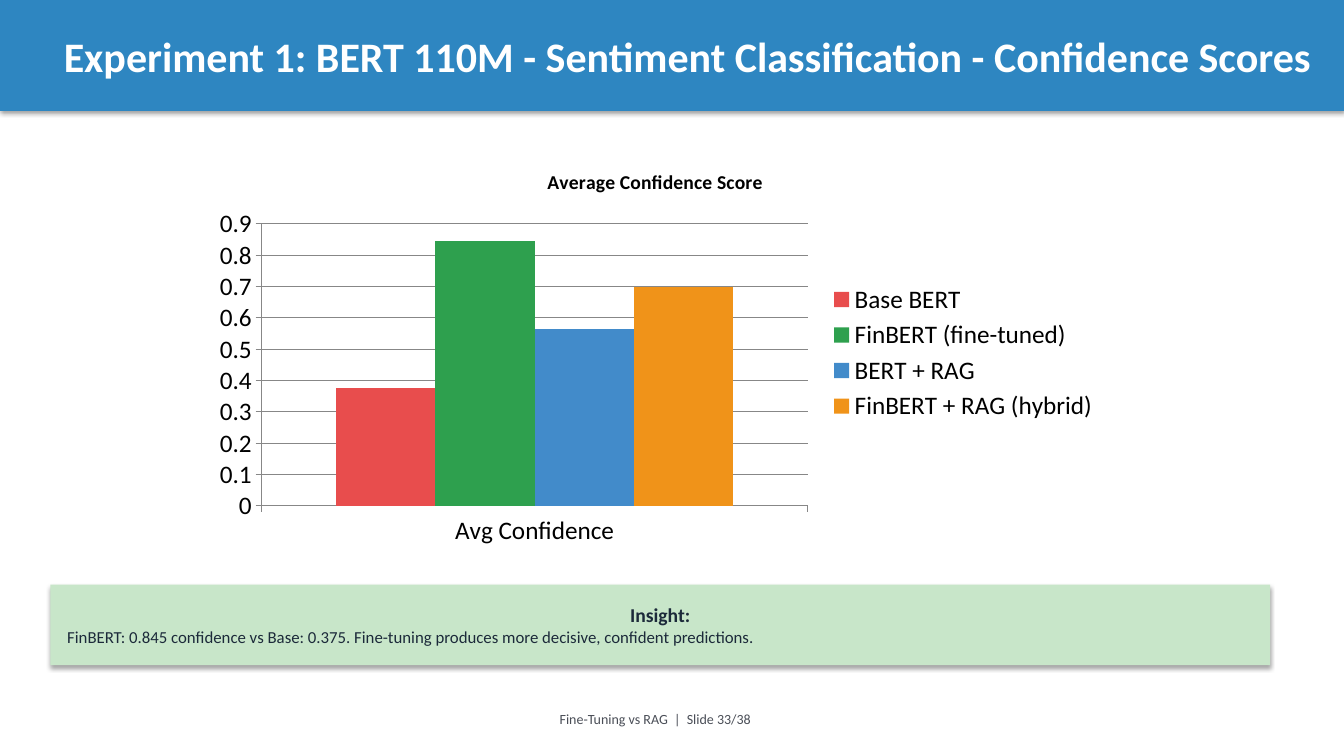
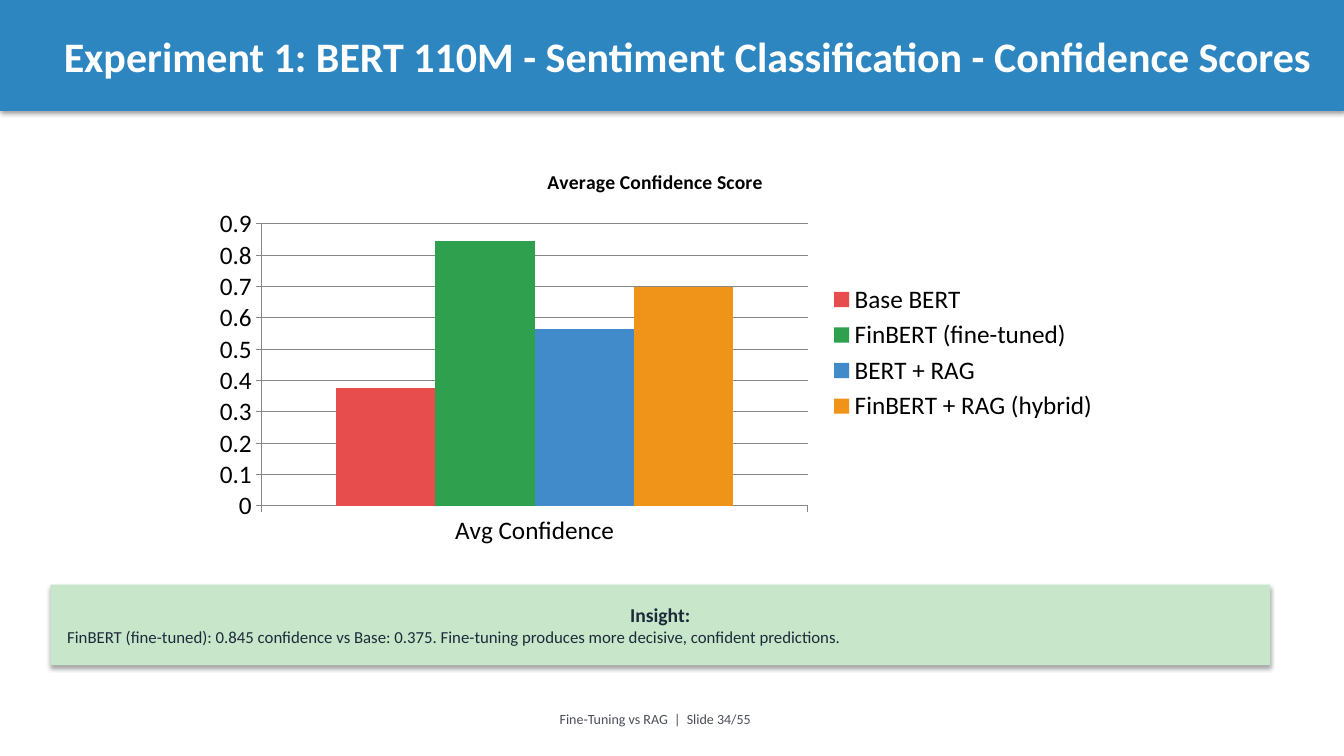
Before and after one commit to intelliswarm-ai/finetune-vs-rag, a slide deck: slide 34 of presentation.pptx (slide 33 before the commit). Drawn at 1344x756 pixels with LibreOffice and Linux fonts; fonts in the diff are those of the drawing. Boxes give left, top, right and bottom in pixels: in the first picture for what was removed or moved away, otherwise in the second. Text is boxed around its words. In the diff, an @@ line names an element or a change of style, - is before the commit and + after.

```diff
--- a/presentation.pptx
+++ b/presentation.pptx
@@ text in rectangle at [67,631,840,646]: text changed @@
-FinBERT: 0.845 confidence vs Base: 0.375. Fine-tuning produces more decisive, confident predictions.
+FinBERT (fine-tuned): 0.845 confidence vs Base: 0.375. Fine-tuning produces more decisive, confident predictions.
@@ text at [560,714,751,727]: text changed @@
-Fine-Tuning vs RAG | Slide 33/38
+Fine-Tuning vs RAG | Slide 34/55
```
Also in this commit, not shown: 46 other slides changed, 7 slides added, 2 other files.
